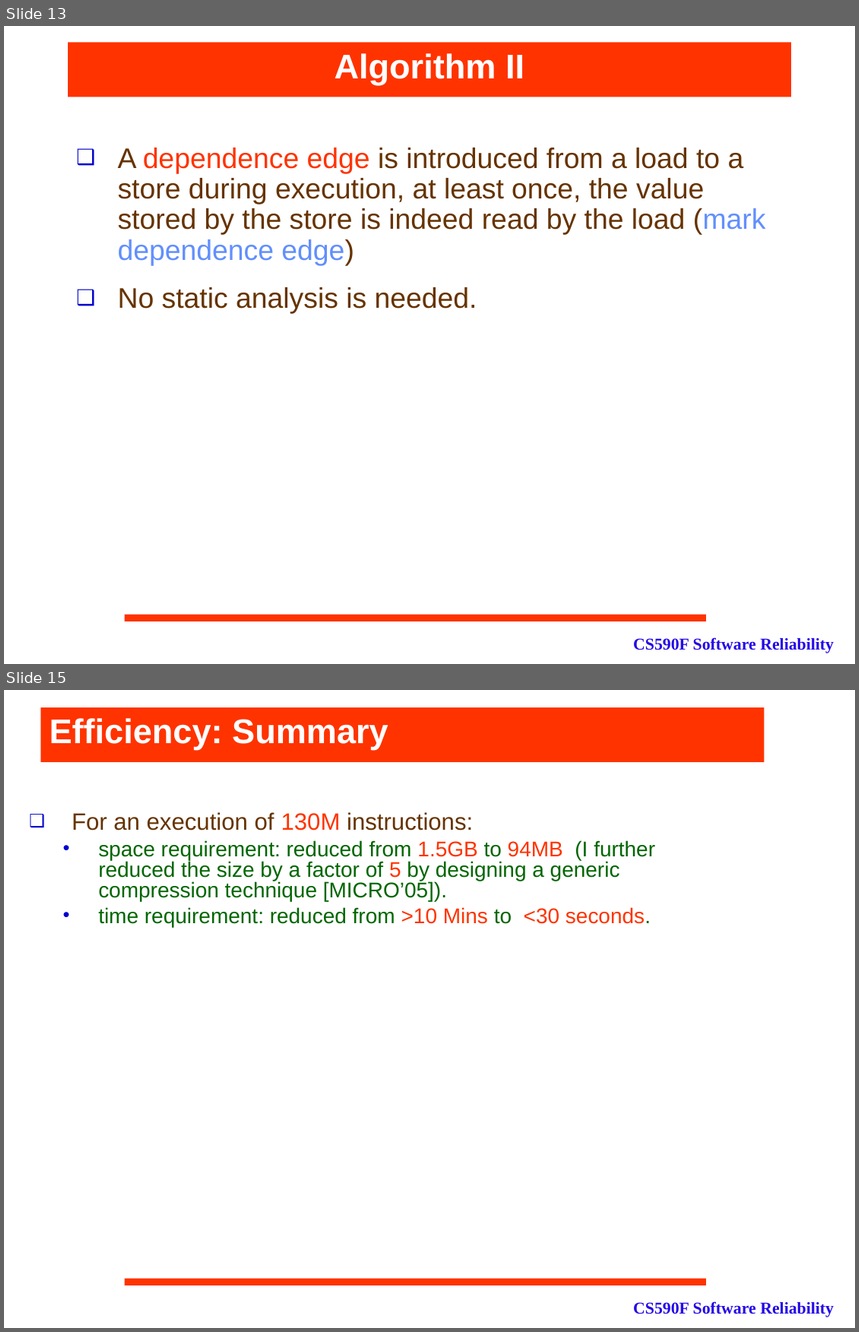
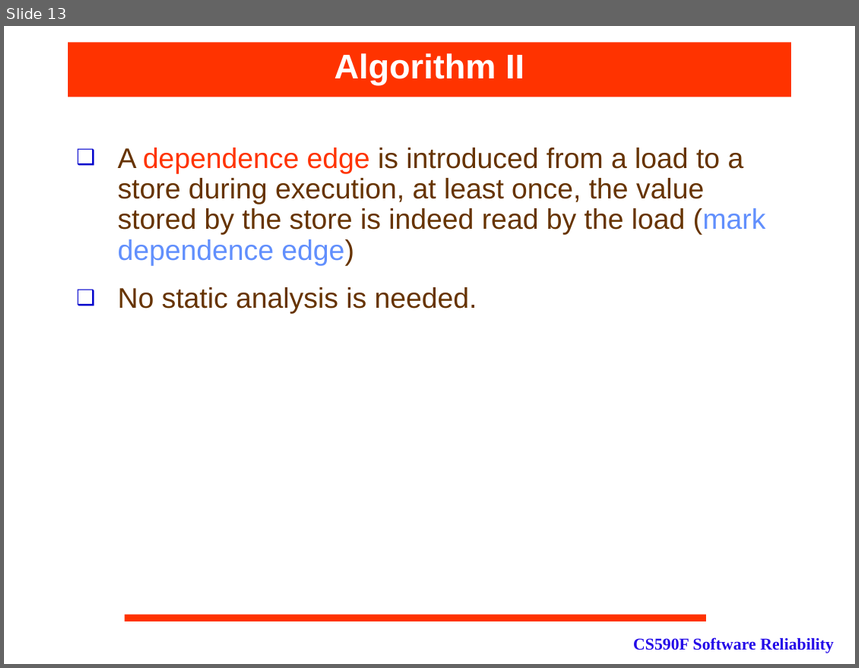
Before and after one commit to wei-le/programanalysiscourse, a slide deck: 2023/lecturenotes/3.debuggingrepair/1.dynamicslicing.ppt. Shown one above the other, each under a label of ours: slides 13 and 15 before the commit, slide 13 after it; the slides between them are not shown. The pictures are 859x1332 and 859x668 pixels, drawn with LibreOffice and Linux fonts; fonts in the diff are those of the drawing. Boxes give left, top, right and bottom in pixels: in the first picture for what was removed or moved away, otherwise in the second. Text is boxed around its words. In the diff, an @@ line names an element or a change of style, - is before the commit and + after.

```diff
--- a/2023/lecturenotes/3.debuggingrepair/1.dynamicslicing.ppt
+++ b/2023/lecturenotes/3.debuggingrepair/1.dynamicslicing.ppt
@@ slide 15 removed at box(4, 690, 855, 1328), background #FFFFFF; not listed: 2 template elements that a slide beside it also shows @@
@@ title removed at box(40, 708, 764, 762) @@
-Efficiency: Summary
@@ text removed at box(72, 812, 655, 927) @@
-❑ For an execution of 130M instructions:
-  • space requirement: reduced from 1.5GB to 94MB (I further reduced the size by a factor of 5 by designing a generic compression technique [MICRO’05]).
-  • time requirement: reduced from >10 Mins to <30 seconds.
```
Also in this commit, not shown: 1 slide changed, 3 other files.
